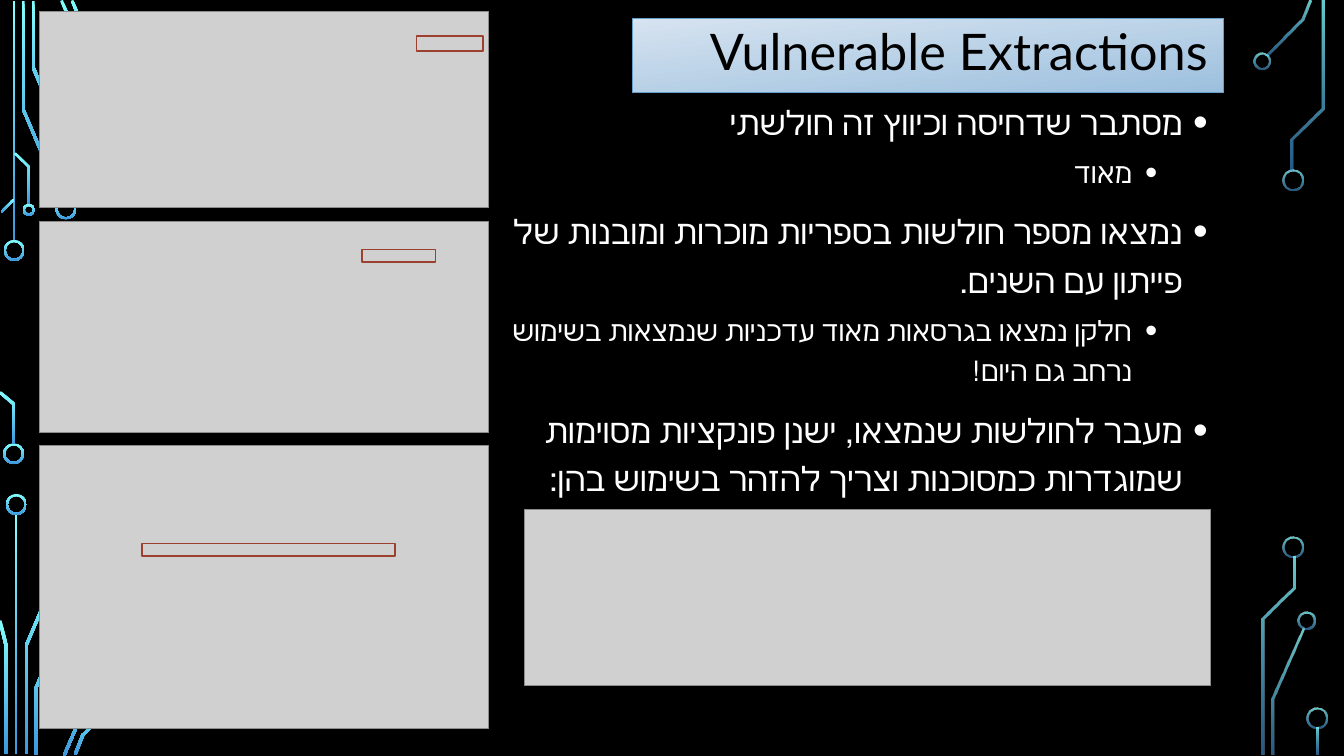
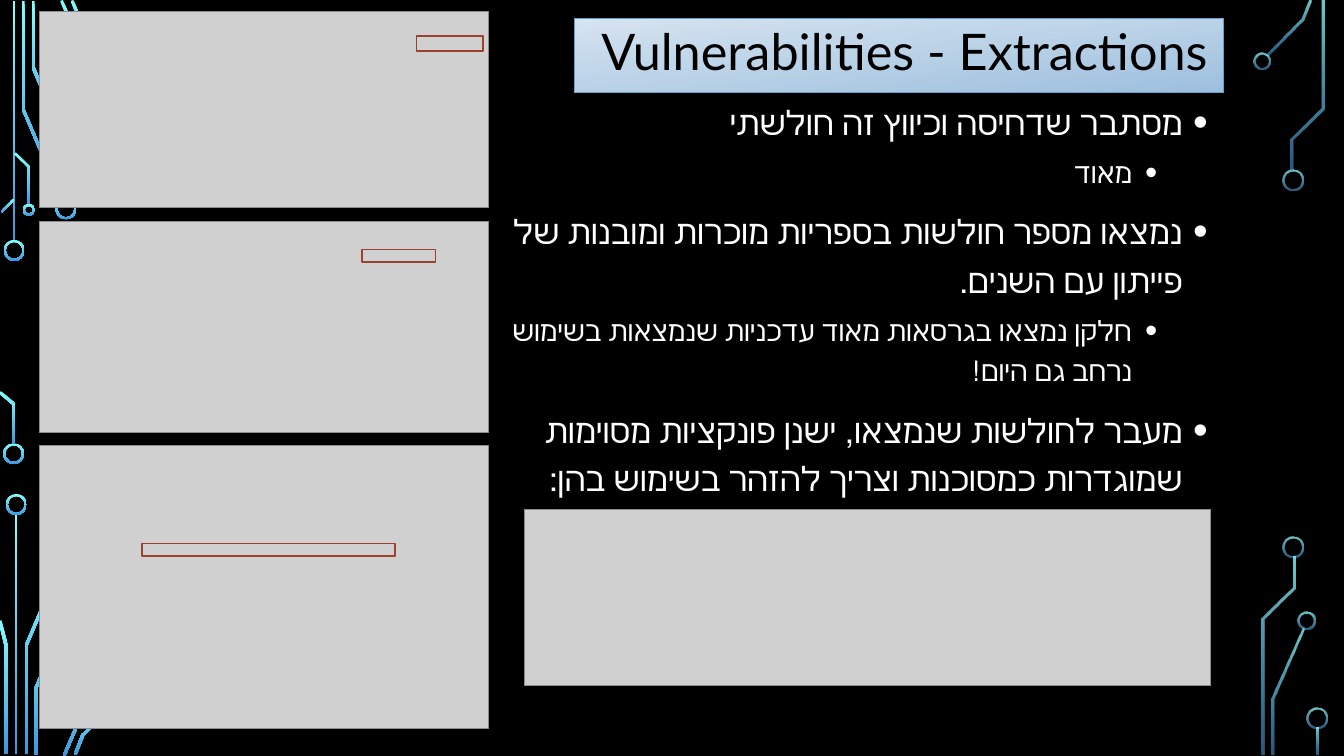
Before and after one commit to amit-sides/Seminar, a slide deck: slide 20 of Lecture/Lecture.pptx. Drawn at 1344x756 pixels with LibreOffice and Linux fonts; fonts in the diff are those of the drawing; grey boxes stand for pictures; background and template pictures are left out. Boxes give left, top, right and bottom in pixels: in the first picture for what was removed or moved away, otherwise in the second. Text is boxed around its words. In the diff, an @@ line names an element or a change of style, - is before the commit and + after.

```diff
--- a/Lecture/Lecture.pptx
+++ b/Lecture/Lecture.pptx
@@ rectangle: place and size @@
-rectangle at bbox=[633, 19, 1224, 93]
+rectangle at bbox=[575, 19, 1224, 93]
@@ title at bbox=[601, 33, 1208, 71]: text changed @@
-Vulnerable Extractions
+Vulnerabilities - Extractions
```
Also in this commit, not shown: 2 slides added.
